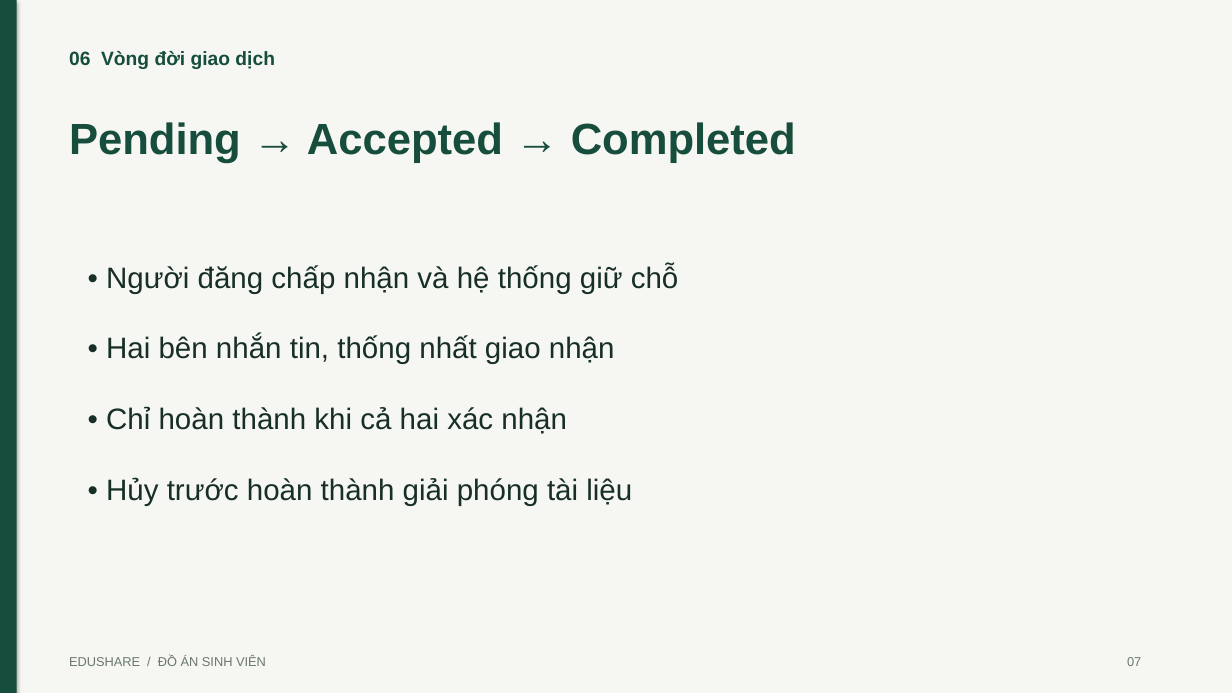
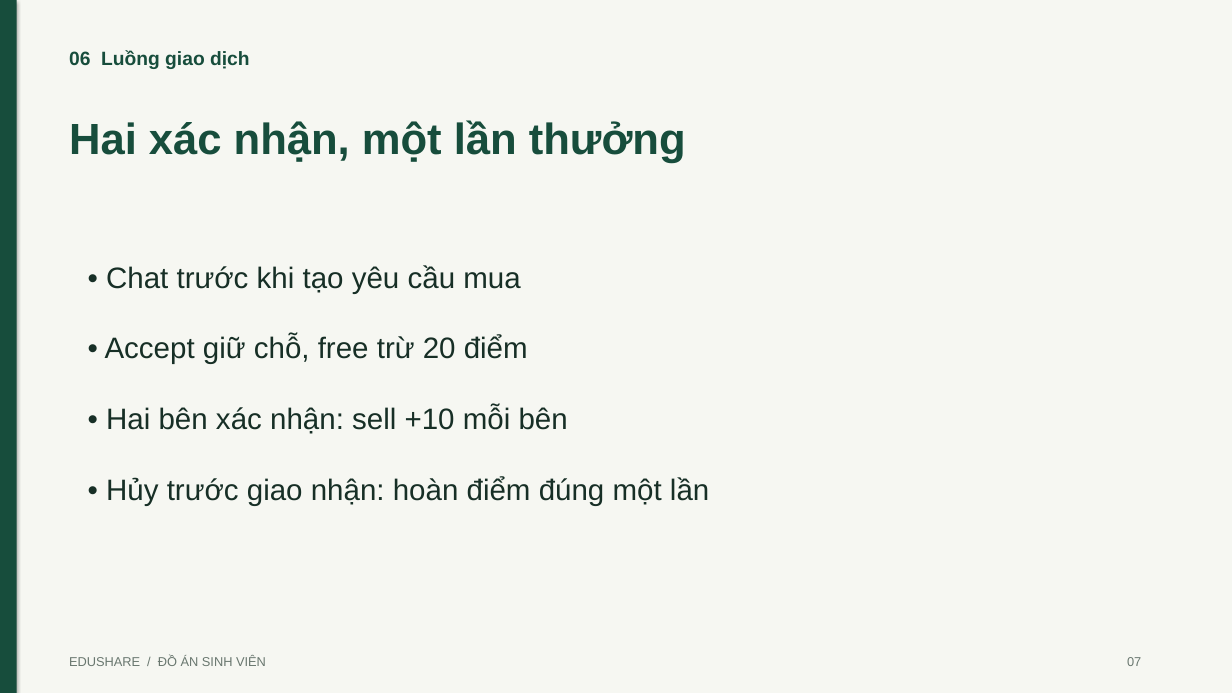
Before and after one commit to TanTai08/AppEduShare, a slide deck: slide 7 of docs/EduShare_Thuyet_Trinh.pptx. Drawn at 1232x693 pixels with LibreOffice and Linux fonts; fonts in the diff are those of the drawing. Boxes give left, top, right and bottom in pixels: in the first picture for what was removed or moved away, otherwise in the second. Text is boxed around its words. In the diff, an @@ line names an element or a change of style, - is before the commit and + after.

```diff
--- a/docs/EduShare_Thuyet_Trinh.pptx
+++ b/docs/EduShare_Thuyet_Trinh.pptx
@@ text at box(69, 50, 250, 69): text changed @@
-06 Vòng đời giao dịch
+06 Luồng giao dịch
@@ text at box(69, 120, 686, 163): text changed @@
-Pending → Accepted → Completed
+Hai xác nhận, một lần thưởng
@@ text at box(105, 265, 709, 506): text changed @@
-• Người đăng chấp nhận và hệ thống giữ chỗ
-• Hai bên nhắn tin, thống nhất giao nhận
-• Chỉ hoàn thành khi cả hai xác nhận
-• Hủy trước hoàn thành giải phóng tài liệu
+• Chat trước khi tạo yêu cầu mua
+• Accept giữ chỗ, free trừ 20 điểm
+• Hai bên xác nhận: sell +10 mỗi bên
+• Hủy trước giao nhận: hoàn điểm đúng một lần
```
Also in this commit, not shown: 11 other slides changed, 49 other files.
